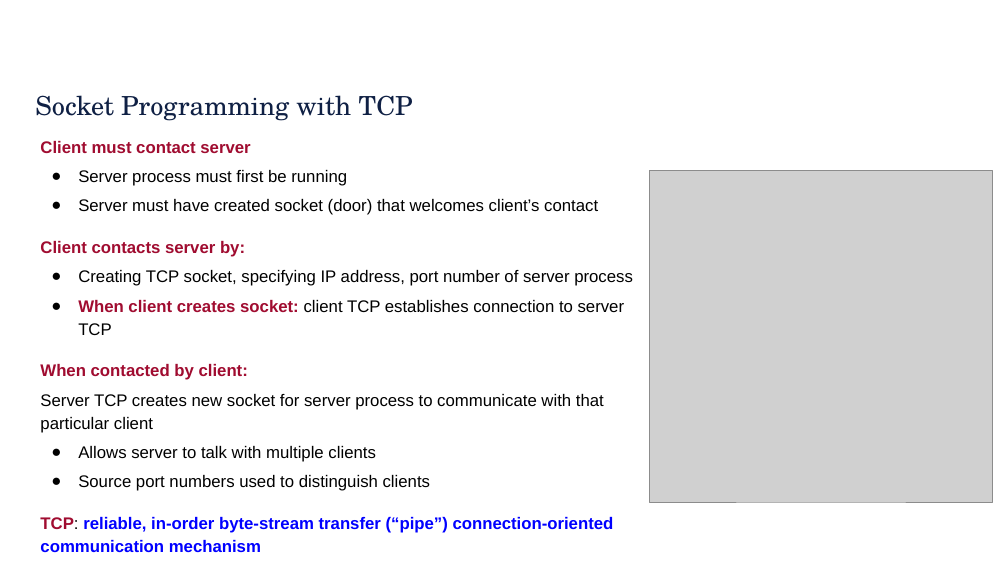
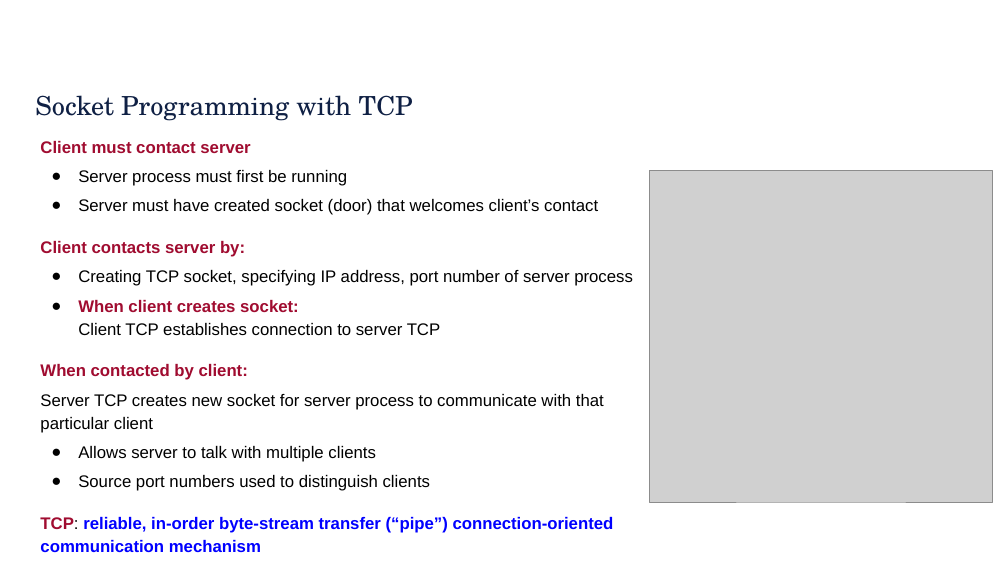
Before and after one commit to rbjohns8/CSC362-Spring-2026, a slide deck: slide 12 of Lecture Slides/22 - Networking - Socket Programming.pptx. Drawn at 1008x567 pixels with LibreOffice and Linux fonts; fonts in the diff are those of the drawing; grey boxes stand for pictures; background and template pictures are left out. Boxes give left, top, right and bottom in pixels: in the first picture for what was removed or moved away, otherwise in the second. Text is boxed around its words. In the diff, an @@ line names an element or a change of style, - is before the commit and + after.

```diff
--- a/Lecture Slides/22 - Networking - Socket Programming.pptx
+++ b/Lecture Slides/22 - Networking - Socket Programming.pptx
@@ text at bbox=[78, 300, 441, 335]: text changed @@
-● When client creates socket: client TCP establishes connection to server TCP
+● When client creates socket:
+  Client TCP establishes connection to server TCP
```
Also in this commit, not shown: 4 other slides changed.
